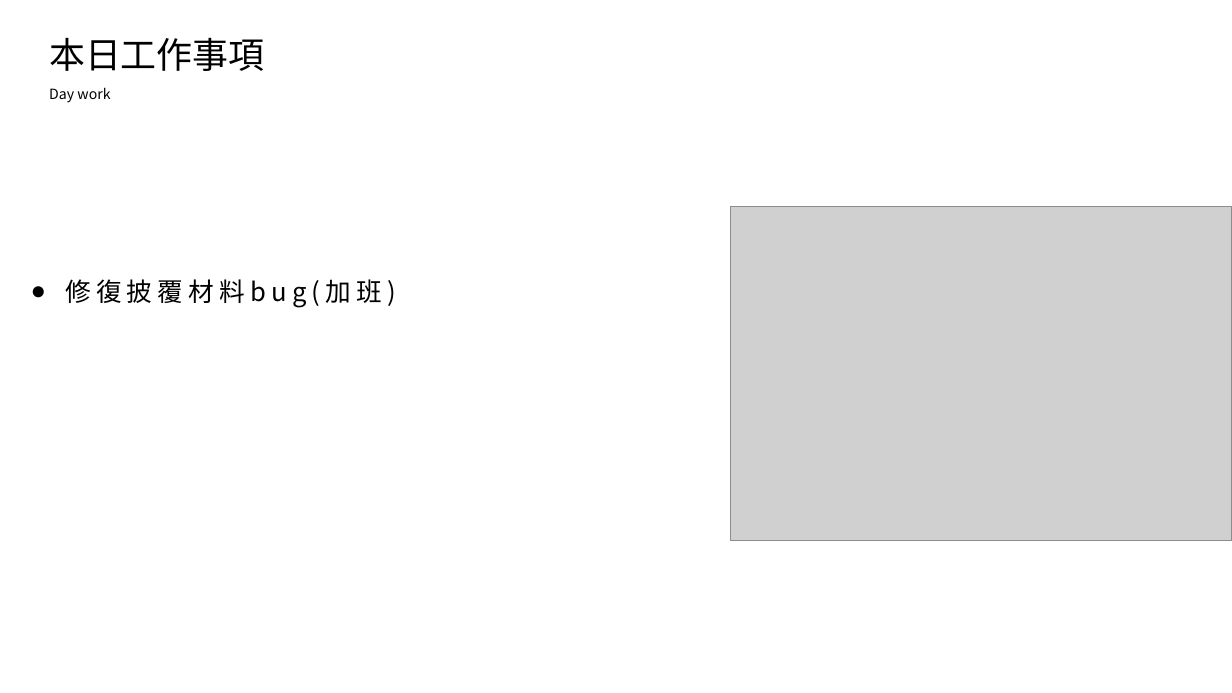
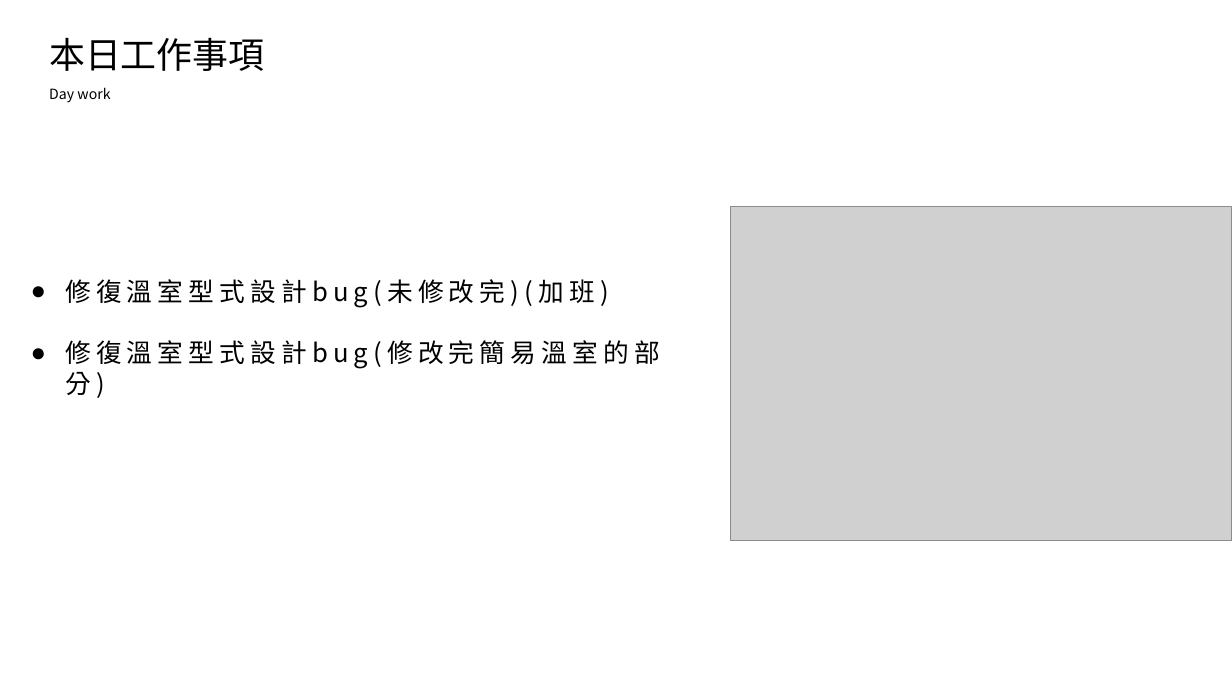
Before and after one commit to king637324/KnowledgeGreenhouseSystem, a slide deck: slide 2 of 工作日報_葉柏漢/2021.09/2021.09.23(加班)_2021.09.24工作日報_葉柏漢.pptx. Drawn at 1232x693 pixels with LibreOffice and Linux fonts; fonts in the diff are those of the drawing; grey boxes stand for pictures. Boxes give left, top, right and bottom in pixels: in the first picture for what was removed or moved away, otherwise in the second. Text is boxed around its words. In the diff, an @@ line names an element or a change of style, - is before the commit and + after.

```diff
--- a/工作日報_葉柏漢/2021.09/2021.09.23(加班)_2021.09.24工作日報_葉柏漢.pptx
+++ b/工作日報_葉柏漢/2021.09/2021.09.23(加班)_2021.09.24工作日報_葉柏漢.pptx
@@ text at box(65, 279, 659, 398): text changed @@
-● 修復披覆材料bug(加班)
+● 修復溫室型式設計bug(未修改完)(加班)
+● 修復溫室型式設計bug(修改完簡易溫室的部分)
```
Also in this commit, not shown: 3 other slides changed, 5 other files.
